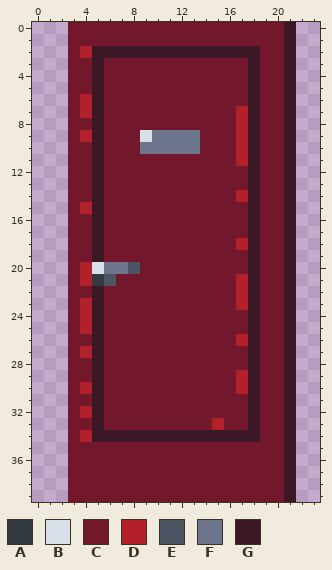
Pixel-art sprite -- assets/images/environments/door.png. That is the earlier state.
The file is 24x40 pixels.
Palette (. is transparent): A #333941  B #dae0ea  C #73172d  D #b4202a  E #4a5462  F #6d758d  G #3b1725
Once edited:
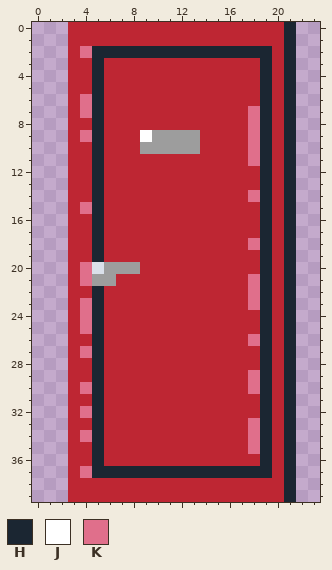
Colours new in this view: H #1b2632  J #ffffff  K #e06f8b
The exact change:
Colour C changes from #73172d to #be2633.
Colour F changes from #6d758d to #9d9d9d.
The edit turns colour D into colour C in rows 7 to 11 at x 17; in row 14 at x 17; in row 18 at x 17; in rows 21 to 23 at x 17; in row 26 at x 17; in rows 29 to 30 at x 17.
The edit turns colour D into colour C in row 33 at x 15.
The edit turns colour G into colour C in rows 3 to 6 at x 18; in rows 12 to 13 at x 18; in rows 15 to 17 at x 18; in rows 19 to 20 at x 18; in rows 24 to 25 at x 18; in rows 27 to 28 at x 18.
The edit turns colour G into colour C in rows 31 to 32 at x 18; in row 34 at x 6 to 17.
The edit turns colour A into colour F in row 21 at x 5.
The edit turns colour E into colour F in row 20 at x 8; in row 21 at x 6.
The edit turns colour C into colour H in rows 2 to 34 at x 19; in rows 35 to 36 at x 5 and 19; in row 37 at x 5 to 19.
The edit turns colour G into colour H in rows 0 to 1 at x 21; in row 2 at x 5 to 18 and 21; in rows 3 to 19 at x 5 and 21; in rows 20 to 21 at x 21; in rows 22 to 34 at x 5 and 21; in rows 35 to 39 at x 21.
The edit turns colour B into colour J in row 9 at x 9.
The edit turns colour C into colour K in row 35 at x 18; in row 37 at x 4.
The edit turns colour D into colour K in row 2 at x 4; in rows 6 to 7 at x 4; in row 9 at x 4; in row 15 at x 4; in rows 20 to 21 at x 4; in rows 23 to 25 at x 4.
The edit turns colour D into colour K in row 27 at x 4; in row 30 at x 4; in row 32 at x 4; in row 34 at x 4.
The edit turns colour G into colour K in rows 7 to 11 at x 18; in row 14 at x 18; in row 18 at x 18; in rows 21 to 23 at x 18; in row 26 at x 18; in rows 29 to 30 at x 18.
The edit turns colour G into colour K in rows 33 to 34 at x 18.
